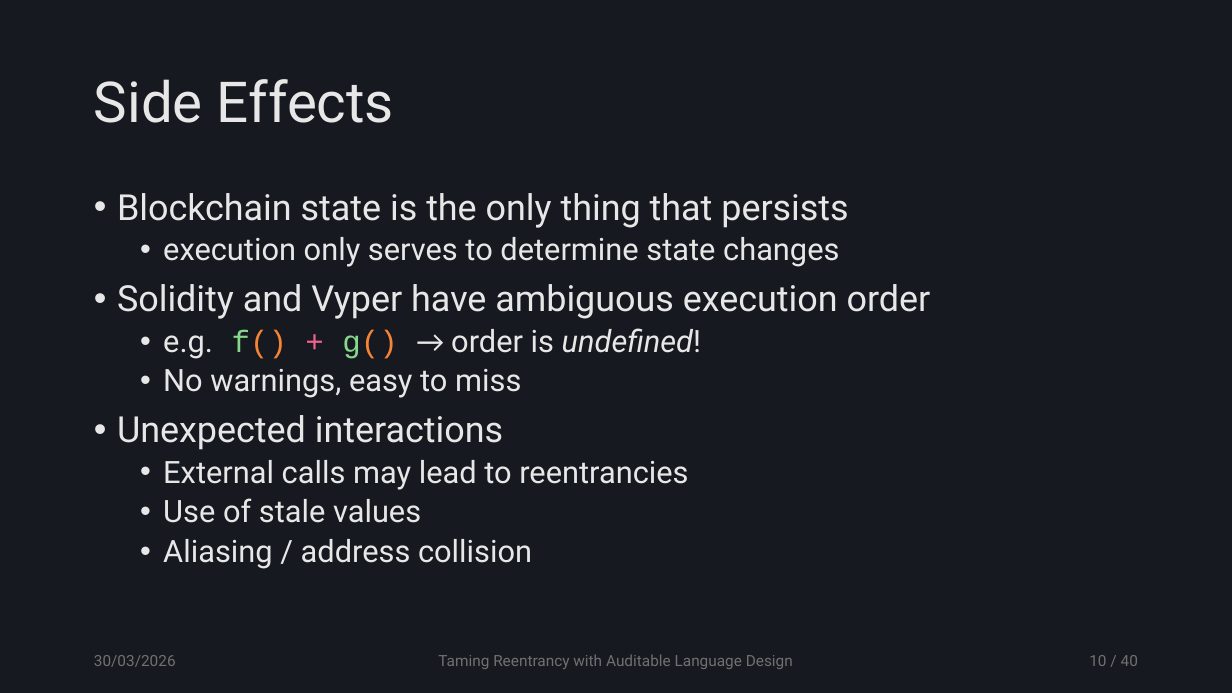
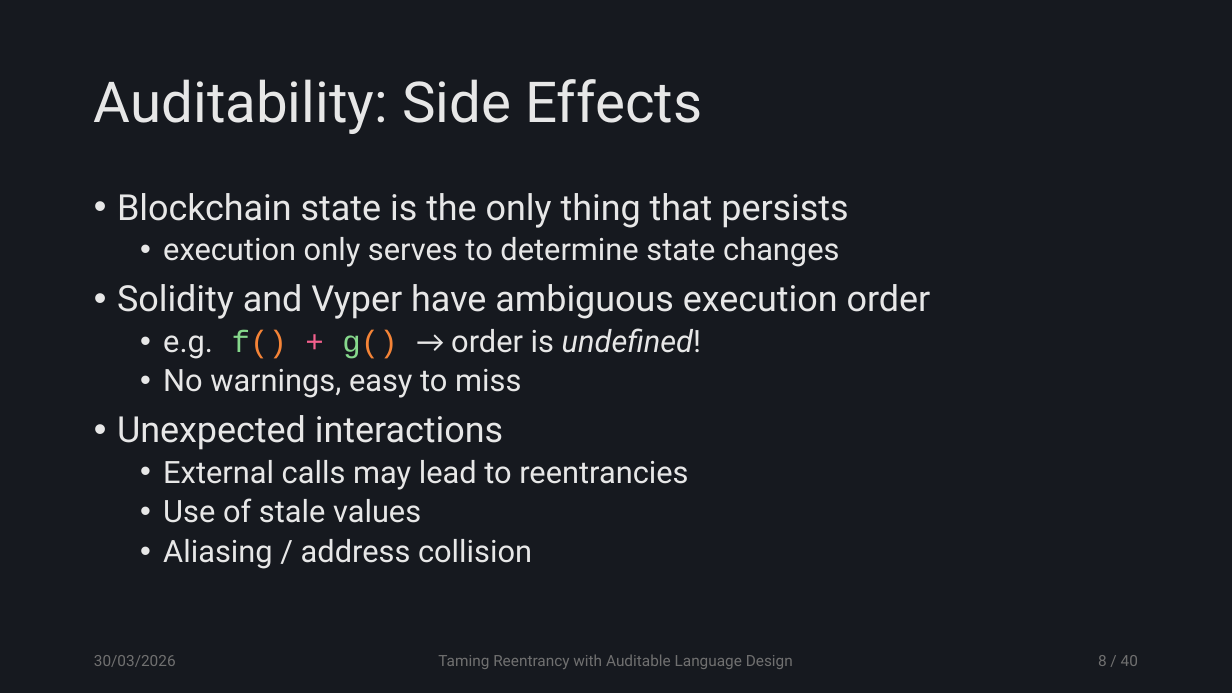
Before and after one commit to tzann/thesis, a slide deck: slide 8 of doc/presentation/Thesis.pptx (slide 10 before the commit). Drawn at 1232x693 pixels with LibreOffice and Linux fonts; fonts in the diff are those of the drawing. Boxes give left, top, right and bottom in pixels: in the first picture for what was removed or moved away, otherwise in the second. Text is boxed around its words. In the diff, an @@ line names an element or a change of style, - is before the commit and + after.

```diff
--- a/doc/presentation/Thesis.pptx
+++ b/doc/presentation/Thesis.pptx
@@ title at [94, 79, 702, 134]: text changed @@
-Side Effects
+Auditability: Side Effects
@@ page number at [1098, 655, 1138, 666]: text changed @@
-10 / 40
+8 / 40
```
Also in this commit, not shown: 6 other slides changed, 4 slides removed.
